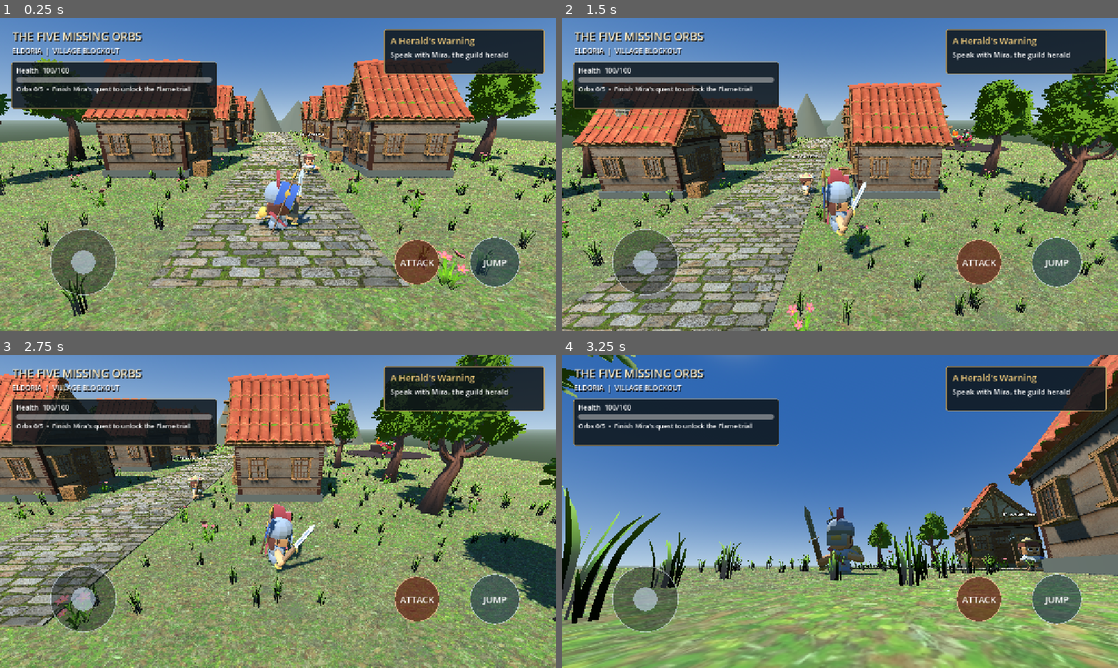
Above: before the commit, frames 1-4 (two rows, left to right).
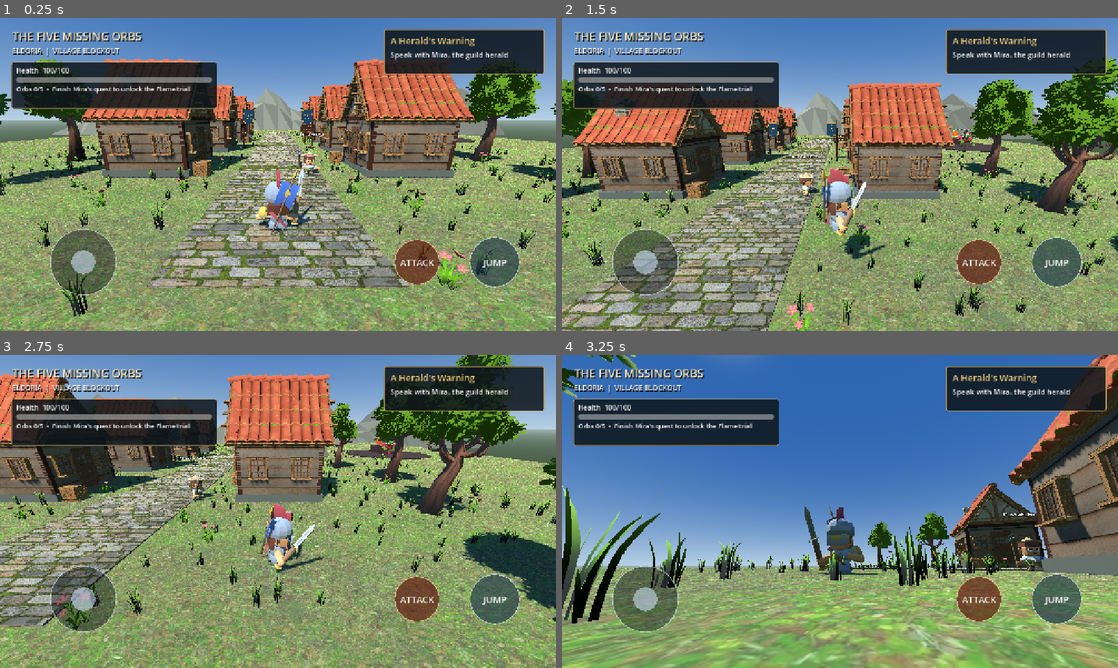
Above: after the commit, the same moments.

Repository: RUTH-BOT-TECH/Neverland-game-
Game: Godot game, scene res://scenes/world/Foundation.tscn
Two runs of this game, one before a commit and one after it. Both use one fixed random seed, a clock stepped at 60 frames per second and the inputs below.
Inputs (mouse positions are in pixels of both pictures, inside the frame that each line leads up to):
- Up to frame 1 (0.25 s): no input
- Up to frame 2 (1.5 s): move the mouse to (962, 158) at 0.52 s; hold D (move_right) 0.53-1.25 s; hold F (attack) 0.53-1.25 s; click (962, 158) at 0.67 s; tap Space (jump) at 0.77 s; drag from (728, 190) to (812, 237) at 1.27 s
- Up to frame 3 (2.75 s): move the mouse to (333, 442) at 2.02 s; hold D (move_right) from 2.03 s (still down); tap Down (look_down) at 2.1 s
- Up to frame 4 (3.25 s): release D (move_right) at 2.75 s; drag from (812, 574) to (673, 464) at 2.77 s

The runs differ from the first frame. In frame 1, 1.4% of the frame differs, in the area x 9-91%, y 22-42%; in frame 2, 1.5%, in the area x 36-86%, y 23-46%; in frame 3, 0.7%; in frame 4, nothing differs.

Commit message:
Add Eldorian landmarks and mountain backdrop

Diff:
--- a/scripts/world/village_builder.gd
+++ b/scripts/world/village_builder.gd
@@ -17,6 +17,9 @@
 const CRATE_SCENE := preload("res://assets/models/quaternius_village/Prop_Crate.gltf")
 const ROOF_SCENE := preload("res://assets/models/quaternius_village/Roof_RoundTiles_4x4.gltf")
 const CHIMNEY_SCENE := preload("res://assets/models/quaternius_village/Prop_Chimney.gltf")
+const WAGON_SCENE := preload("res://assets/models/quaternius_village/Prop_Wagon.gltf")
+const VINE_SCENES := [preload("res://assets/models/quaternius_village/Prop_Vine1.gltf"), preload("res://assets/models/quaternius_village/Prop_Vine2.gltf")]
+const BANNER_TEXTURE := preload("res://assets/textures/eldoria/royal_banner.png")
 const WOOD_TEXTURE := preload("res://assets/textures/polyhaven/brown_planks_04.jpg")
 const ROAD_TEXTURE := preload("res://assets/textures/polyhaven/mossy_cobblestone.jpg")
 
@@ -27,6 +30,7 @@
 	_setup_assets()
 	_build_path()
 	_build_houses()
+	_build_landmarks()
 	_build_trees()
 	_build_hills()
 	_build_meadow()
@@ -85,13 +89,6 @@
 		foliage.rings = 4
 		foliage.material = materials[key]
 		meshes[key] = foliage
-	var hill := CylinderMesh.new()
-	hill.top_radius = 0.0
-	hill.bottom_radius = 6.0
-	hill.height = 8.0
-	hill.radial_segments = 7
-	hill.material = materials["mountain"]
-	meshes["hill"] = hill
 
 func _part(parent: Node3D, mesh_key: String, part_name: String, position: Vector3, rotation: Vector3 = Vector3.ZERO, part_scale: Vector3 = Vector3.ONE) -> MeshInstance3D:
 	var part := MeshInstance3D.new()
@@ -160,6 +157,8 @@
 				_model(house, WINDOW_SCENE, "RightWindow", Vector3(2.1, 0.5, z), Vector3(0, 90, 0), Vector3(0.65, 0.65, 0.65))
 			_model(house, GABLE_SCENE, "GableFront", Vector3(0, 3.0, 2.02), Vector3.ZERO, Vector3(0.9, 0.75, 0.9))
 			_model(house, GABLE_SCENE, "GableBack", Vector3(0, 3.0, -2.02), Vector3(0, 180, 0), Vector3(0.9, 0.75, 0.9))
+			if row % 2 == 1:
+				_model(house, VINE_SCENES[(row + (1 if side == 1 else 0)) % 2], "ClimbingVine", Vector3(1.75, 2.95, 2.15), Vector3.ZERO, Vector3.ONE * 0.8)
 			if row % 2 == 0:
 				_model(house, CRATE_SCENE, "Crate", Vector3(-1.7, 0, 2.65), Vector3(0, row * 35, 0), Vector3.ONE * 0.65)
 
@@ -183,12 +182,114 @@
 			tree_model.rotation_degrees.y = row * 43
 			tree.add_child(tree_model)
 
+func _build_landmarks() -> void:
+	# Decorative wayfinding and a royal crest: the five empty settings refer
+	# to the lost Orbs. These props do not block player movement.
+	var group := Node3D.new()
+	group.name = "VillageLandmarks"
+	add_child(group)
+	var banner_material := StandardMaterial3D.new()
+	banner_material.albedo_texture = BANNER_TEXTURE
+	banner_material.transparency = BaseMaterial3D.TRANSPARENCY_ALPHA_SCISSOR
+	banner_material.alpha_scissor_threshold = 0.5
+	banner_material.cull_mode = BaseMaterial3D.CULL_DISABLED
+	banner_material.roughness = 1.0
+	var cloth := QuadMesh.new()
+	cloth.size = Vector2(0.95, 1.43)
+	cloth.material = banner_material
+	var pole_mesh := CylinderMesh.new()
+	pole_mesh.top_radius = 0.055
+	pole_mesh.bottom_radius = 0.075
+	pole_mesh.height = 3.8
+	pole_mesh.radial_segments = 8
+	pole_mesh.material = materials["timber"]
+	for side in [-1, 1]:
+		var pole := MeshInstance3D.new()
+		pole.name = "BannerPole"
+		pole.mesh = pole_mesh
+		pole.position = Vector3(side * 3.25, 1.9, 3.0)
+		group.add_child(pole)
+		var flag := MeshInstance3D.new()
+		flag.name = "EldorianBannerWest" if side == -1 else "EldorianBannerEast"
+		flag.mesh = cloth
+		flag.position = Vector3(side * 3.25 - side * 0.5, 2.95, 3.02)
+		group.add_child(flag)
+	_model(group, WAGON_SCENE, "VillageWagon", Vector3(-10.2, 0, 5.8), Vector3(0, 25, 0), Vector3.ONE * 0.75)
+	var post := MeshInstance3D.new()
+	post.name = "Waypost"
+	post.mesh = pole_mesh
+	post.position = Vector3(3.25, 1.1, -2.2)
+	post.scale.y = 0.58
+	group.add_child(post)
+	var board_mesh := BoxMesh.new()
+	board_mesh.size = Vector3(1.75, 0.35, 0.12)
+	board_mesh.material = materials["timber"]
+	for i in range(2):
+		var board := MeshInstance3D.new()
+		board.name = "DirectionBoard%d" % i
+		board.mesh = board_mesh
+		board.position = Vector3(3.6, 2.02 - i * 0.42, -2.18)
+		group.add_child(board)
+		var label := Label3D.new()
+		label.name = "DirectionText%d" % i
+		label.text = ["RUINS  >", "TRIAL GROUNDS  >"][i]
+		label.font_size = 40
+		label.pixel_size = 0.0038
+		label.modulate = Color(1.0, 0.86, 0.58)
+		label.outline_size = 0
+		label.position = board.position + Vector3(0, 0, 0.065)
+		group.add_child(label)
+
 func _build_hills() -> void:
+	# Original, low-poly backdrop only: the playable ground still ends at its
+	# existing bounds. Faceted ridge replaces the six obvious cone placeholders.
 	var group := Node3D.new()
 	group.name = "DistantHills"
 	add_child(group)
-	for i in range(6):
-		_part(group, "hill", "Hill_%d" % i, Vector3(-22 + i * 9, 3.5, -27.0 - (i % 2) * 4.0), Vector3(0, i * 12, 0), Vector3(1.2, 1.0 + (i % 3) * 0.3, 1.0))
+	var rock := StandardMaterial3D.new()
+	rock.vertex_color_use_as_albedo = true
+	rock.roughness = 1.0
+	rock.cull_mode = BaseMaterial3D.CULL_DISABLED
+	var surface := SurfaceTool.new()
+	surface.begin(Mesh.PRIMITIVE_TRIANGLES)
+	var depths := [-32.0, -39.0, -48.0, -60.0]
+	var strengths := [0.0, 0.60, 1.0, 0.12]
+	var points: Array = []
+	for row in range(depths.size()):
+		var line: Array[Vector3] = []
+		for i in range(31):
+			var x := -60.0 + i * 4.0
+			var peak := 3.0
+			for center in [-48.0, -25.0, -3.0, 18.0, 40.0, 57.0]:
+				peak += 11.0 * exp(-pow((x - center) / 7.0, 2))
+			var rough := sin(x * 1.7 + row * 3.0) * 0.8 + cos(x * 0.7 + row) * 0.6
+			line.append(Vector3(x, -1.0 + strengths[row] * (peak + rough), depths[row]))
+		points.append(line)
+	for row in range(depths.size() - 1):
+		for i in range(30):
+			var a: Vector3 = points[row][i]
+			var b: Vector3 = points[row][i + 1]
+			var c: Vector3 = points[row + 1][i]
+			var d: Vector3 = points[row + 1][i + 1]
+			_rock_triangle(surface, a, c, b, row, i)
+			_rock_triangle(surface, b, c, d, row, i + 9)
+	var backdrop := MeshInstance3D.new()
+	backdrop.name = "RockyRidge"
+	backdrop.mesh = surface.commit()
+	backdrop.material_override = rock
+	backdrop.cast_shadow = GeometryInstance3D.SHADOW_CASTING_SETTING_OFF
+	group.add_child(backdrop)
+
+func _rock_triangle(surface: SurfaceTool, a: Vector3, b: Vector3, c: Vector3, row: int, index: int) -> void:
+	var normal := (b - a).cross(c - a).normalized()
+	if normal.y < 0.0:
+		normal = -normal
+	var shade := 0.77 + 0.10 * sin(float(index * 19 + row * 31))
+	var color := Color(0.60 * shade, 0.58 * shade, 0.49 * shade)
+	for vertex in [a, b, c]:
+		surface.set_normal(normal)
+		surface.set_color(color)
+		surface.add_vertex(vertex)
 
 func _build_meadow() -> void:
 	# Shared MultiMeshes reduce draw-call overhead. Counts remain conservative;
--- a/tests/village_art_smoke.gd
+++ b/tests/village_art_smoke.gd
@@ -14,6 +14,15 @@
 		assert(house.get_node_or_null("GableFront") != null)
 		assert(house.get_node_or_null("GableBack") != null)
 		assert(not house.find_children("*", "CollisionShape3D", false, false).is_empty())
+	var landmarks := village.get_node("VillageLandmarks")
+	assert(landmarks.get_node_or_null("VillageWagon") != null)
+	assert(landmarks.find_children("EldorianBanner*", "MeshInstance3D", false, false).size() == 2)
+	var directions := landmarks.find_children("DirectionText*", "Label3D", false, false)
+	assert(directions.size() == 2)
+	assert(directions[0].text == "RUINS  >" and directions[1].text == "TRIAL GROUNDS  >")
+	assert(landmarks.find_children("*", "CollisionShape3D", true, false).is_empty())
+	var ridge := village.get_node("DistantHills/RockyRidge") as MeshInstance3D
+	assert(ridge.mesh != null and ridge.mesh.get_surface_count() == 1)
 	for tree in village.get_node("Trees").get_children():
 		assert(Vector2(tree.position.x - 10.0, tree.position.z + 8.0).length() >= 6.5)
 	for kind in range(3):
Binary file added: assets/models/quaternius_village/Prop_Vine1.bin
Not shown, added: assets/models/quaternius_village/Prop_Vine1.gltf
Not shown, added: assets/models/quaternius_village/Prop_Vine1.gltf.import
Binary file added: assets/models/quaternius_village/Prop_Vine2.bin
Not shown, added: assets/models/quaternius_village/Prop_Vine2.gltf
Not shown, added: assets/models/quaternius_village/Prop_Vine2.gltf.import
Binary file added: assets/models/quaternius_village/Prop_Wagon.bin
Not shown, added: assets/models/quaternius_village/Prop_Wagon.gltf
Not shown, added: assets/models/quaternius_village/Prop_Wagon.gltf.import
Binary file added: assets/models/quaternius_village/T_VineLeaf_png.png
Not shown, added: assets/models/quaternius_village/T_VineLeaf_png.png.import
Binary file added: assets/textures/eldoria/royal_banner.png
(and 2 more such lines)
